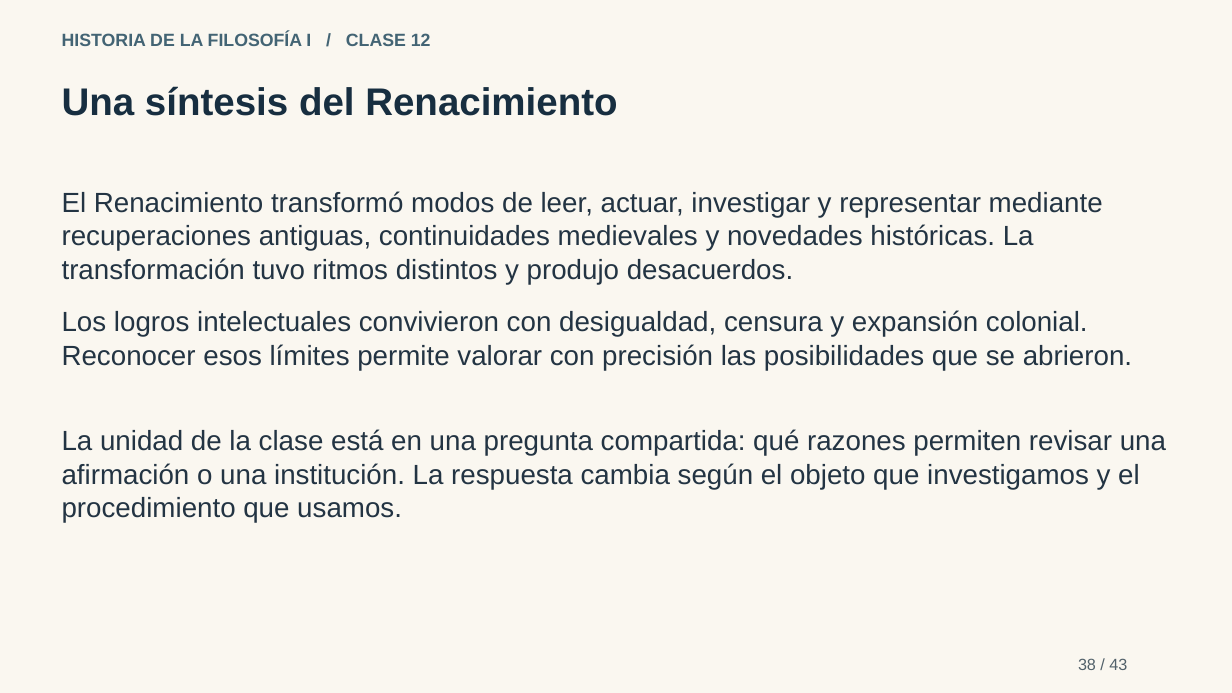
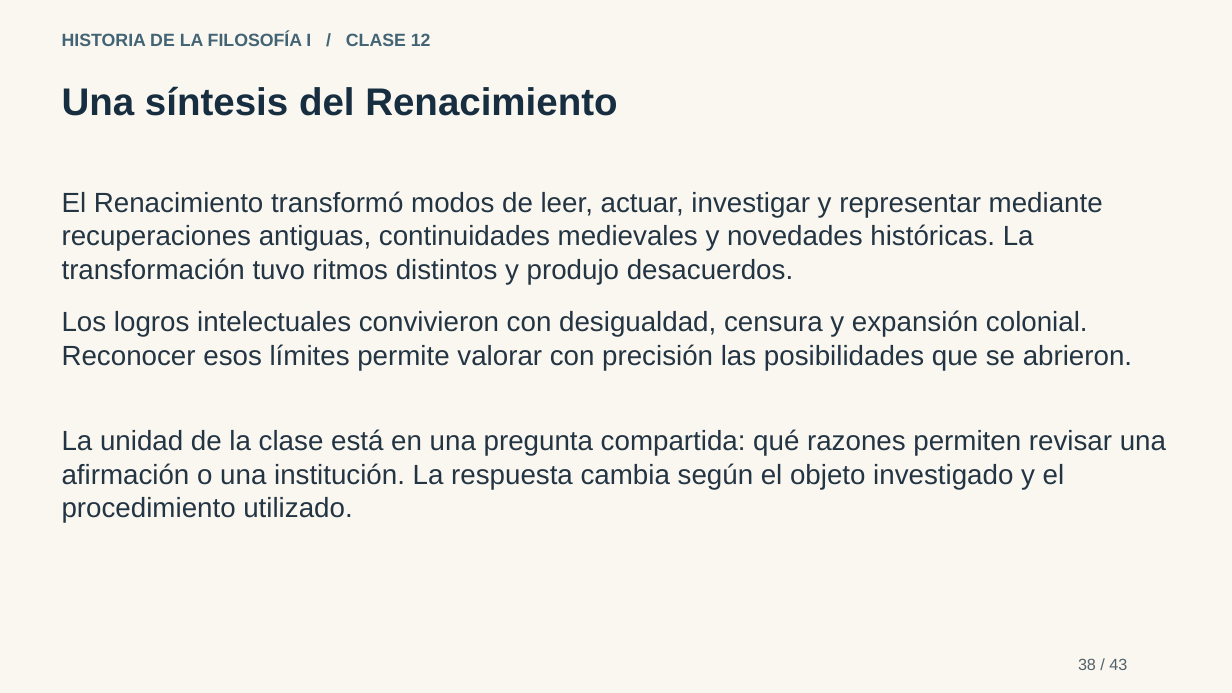
Before and after one commit to JAMC1805/JAMC1805.github.io, a slide deck: slide 38 of materiales/Historia-I-Clase-12-didactica.pptx. Drawn at 1232x693 pixels with LibreOffice and Linux fonts; fonts in the diff are those of the drawing. Boxes give left, top, right and bottom in pixels: in the first picture for what was removed or moved away, otherwise in the second. Text is boxed around its words. In the diff, an @@ line names an element or a change of style, - is before the commit and + after.

Commit message:
Elimina el trato directo y adopta redacción académica en la clase 12

```diff
--- a/materiales/Historia-I-Clase-12-didactica.pptx
+++ b/materiales/Historia-I-Clase-12-didactica.pptx
@@ text at (62, 429, 1166, 522): text changed @@
-La unidad de la clase está en una pregunta compartida: qué razones permiten revisar una afirmación o una institución. La respuesta cambia según el objeto que investigamos y el procedimiento que usamos.
+La unidad de la clase está en una pregunta compartida: qué razones permiten revisar una afirmación o una institución. La respuesta cambia según el objeto investigado y el procedimiento utilizado.
```
Also in this commit, not shown: 13 other slides changed, 8 other files.
